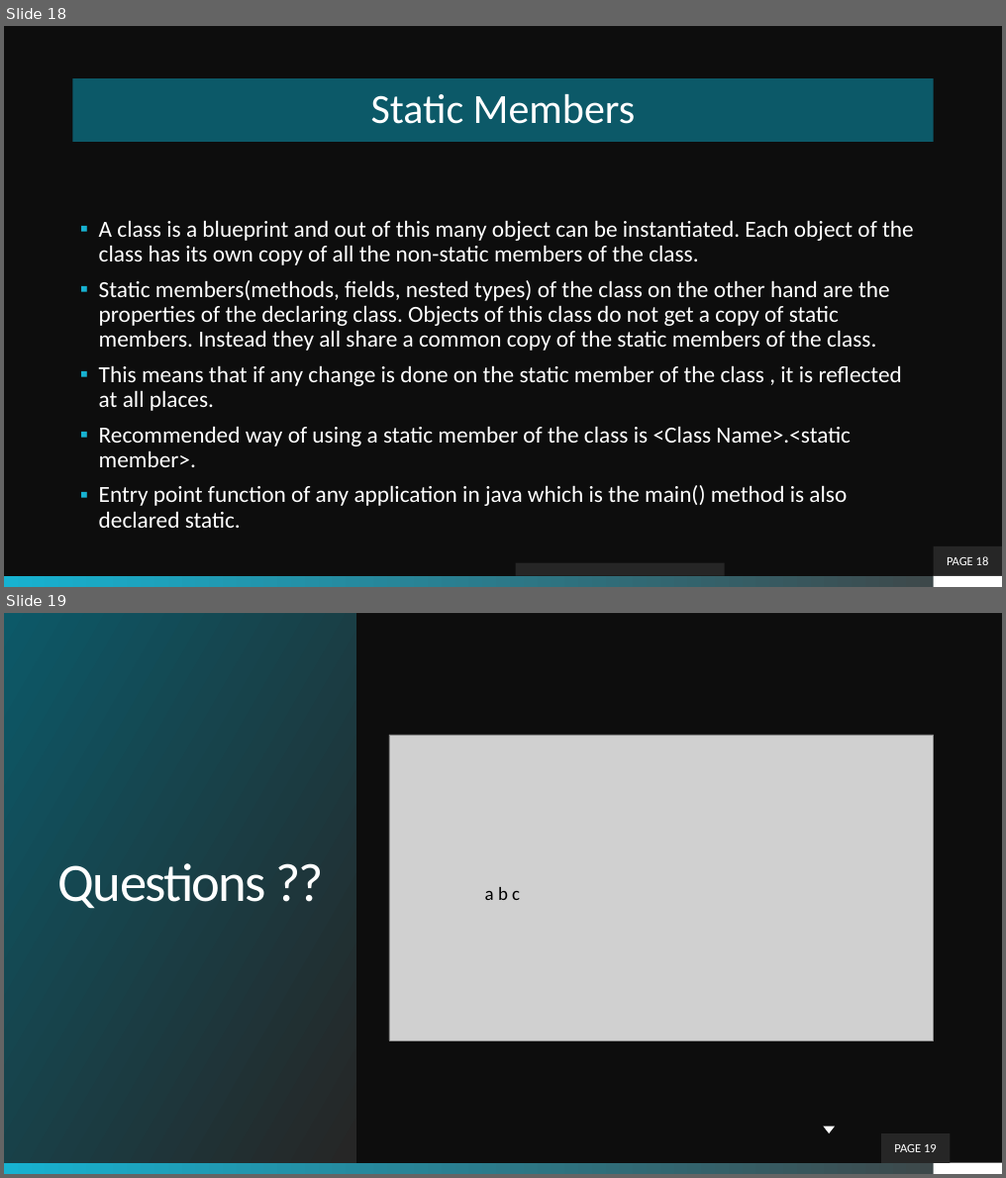
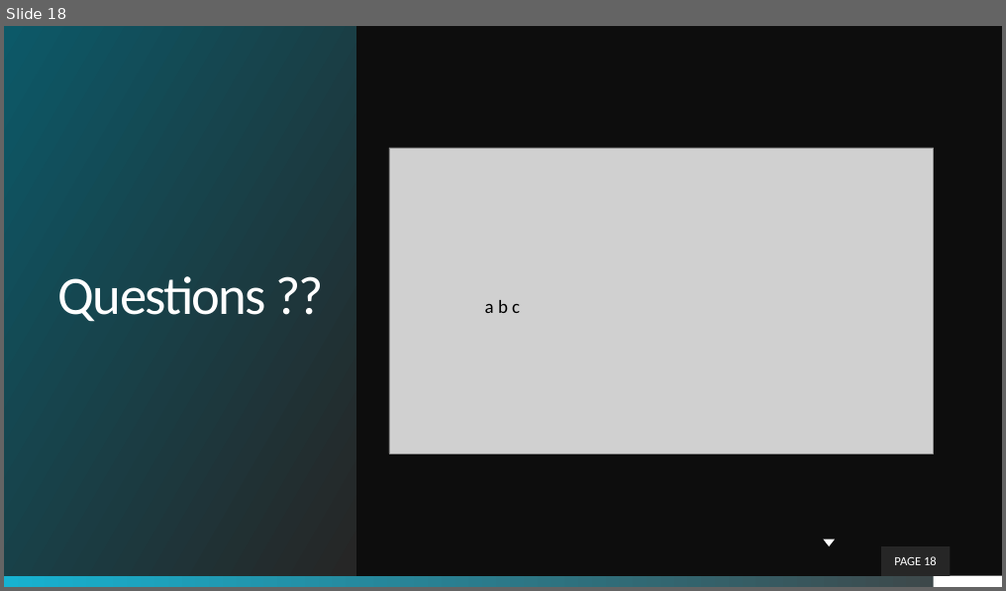
Before and after one commit to theLeonidas/Courses, a slide deck: courseMaterial/Exceptions/Exceptions.pptx. Shown one above the other, each under a label of ours: slides 18 and 19 before the commit, slide 18 after it. The pictures are 1006x1178 and 1006x591 pixels, drawn with LibreOffice and Linux fonts; fonts in the diff are those of the drawing; grey boxes stand for pictures; background and template pictures are left out. Boxes give left, top, right and bottom in pixels: in the first picture for what was removed or moved away, otherwise in the second. Text is boxed around its words. In the diff, an @@ line names an element or a change of style, - is before the commit and + after.

```diff
--- a/courseMaterial/Exceptions/Exceptions.pptx
+++ b/courseMaterial/Exceptions/Exceptions.pptx
@@ slide 18 removed at box(4, 26, 1002, 587), background picture (left out); not listed: 2 template elements that a slide beside it also shows @@
@@ title removed at box(73, 78, 934, 141) @@
-Static Members
@@ text removed at box(99, 220, 914, 528) @@
-▪ A class is a blueprint and out of this many object can be instantiated. Each object of the class has its own copy of all the non-static members of the class.
-▪ Static members(methods, fields, nested types) of the class on the other hand are the properties of the declaring class. Objects of this class do not get a copy of static members. Instead they all share a common copy of the static members of the class.
-▪ This means that if any change is done on the static member of the class , it is reflected at all places.
-▪ Recommended way of using a static member of the class is <Class Name>.<static member>.
-▪ Entry point function of any application in java which is the main() method is also declared static.
@@ page number removed at box(934, 547, 1002, 576) @@
-PAGE 18
@@ rectangle removed at box(515, 564, 724, 576) @@
@@ what was slide 19 is now slide 18 @@
@@ page number at box(894, 557, 937, 566): text changed @@
-PAGE 19
+PAGE 18
```
Also in this commit, not shown: 7 slides changed, 8 slides added, 8 other slides removed, 8 other files.
